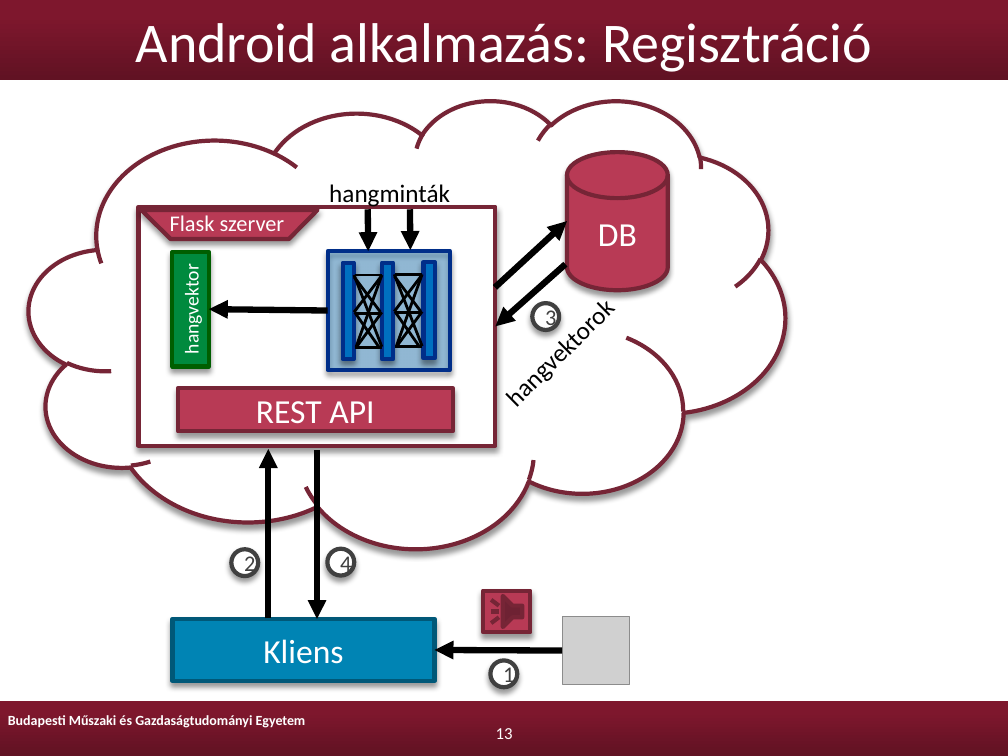
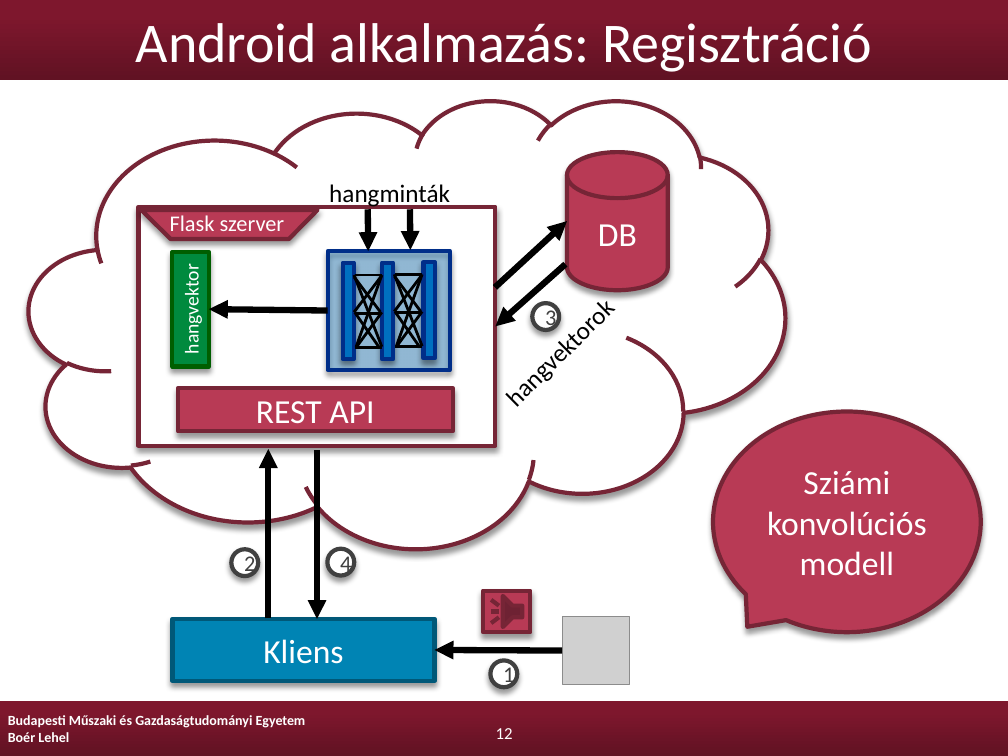
Before and after one commit to Lehel44/diploma, a slide deck: slide 12 of boer-lehel-msc-diplomaterv-prezentacio.pptx (slide 13 before the commit). Drawn at 1008x756 pixels with LibreOffice and Linux fonts; fonts in the diff are those of the drawing; grey boxes stand for pictures; background and template pictures are left out. Boxes give left, top, right and bottom in pixels: in the first picture for what was removed or moved away, otherwise in the second. Text is boxed around its words. In the diff, an @@ line names an element or a change of style, - is before the commit and + after.

```diff
--- a/boer-lehel-msc-diplomaterv-prezentacio.pptx
+++ b/boer-lehel-msc-diplomaterv-prezentacio.pptx
@@ speech bubble added at (713,411,981,632), fill #B83A55, outline #762536 3 pt, 24 pt, text #FFFFFF @@
+Sziámi konvolúciós modell
@@ text at (8,732,69,742): paragraph added @@
+Boér Lehel
@@ page number at (496,728,513,739): text changed @@
-13
+12
```
Also in this commit, not shown: 16 other slides changed, 1 slide added, 2 slides removed.
